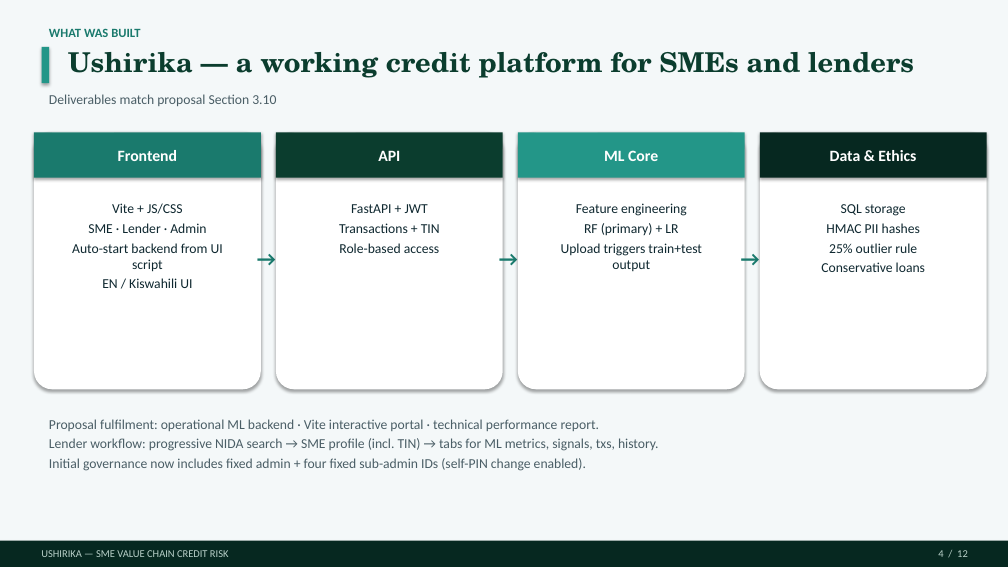
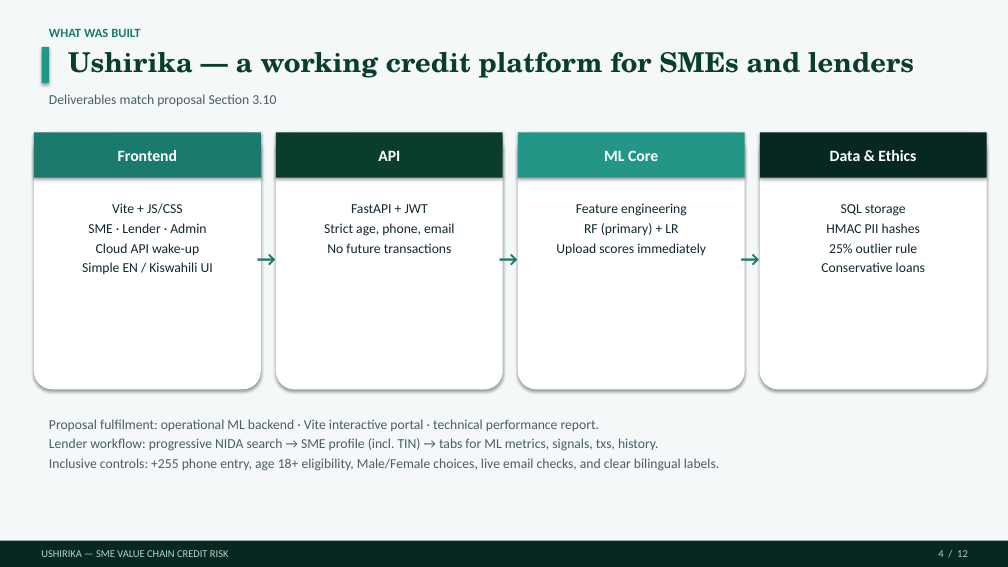
Before and after one commit to Dmmkuliku/ushirika-sme-credit, a slide deck: slide 4 of Presentation/Ushirika_Group15_Defence_Presentation.pptx. Drawn at 1008x567 pixels with LibreOffice and Linux fonts; fonts in the diff are those of the drawing. Boxes give left, top, right and bottom in pixels: in the first picture for what was removed or moved away, otherwise in the second. Text is boxed around its words. In the diff, an @@ line names an element or a change of style, - is before the commit and + after.

```diff
--- a/Presentation/Ushirika_Group15_Defence_Presentation.pptx
+++ b/Presentation/Ushirika_Group15_Defence_Presentation.pptx
@@ text at <box>324,223,454,253</box>: text changed @@
-Transactions + TIN
-Role-based access
+Strict age, phone, email
+No future transactions
@@ text at <box>82,243,213,274</box>: text changed @@
-Auto-start backend from UI script
-EN / Kiswahili UI
+Cloud API wake-up
+Simple EN / Kiswahili UI
@@ text at <box>556,243,706,256</box>: text changed @@
-Upload triggers train+test output
+Upload scores immediately
@@ text at <box>49,458,719,471</box>: text changed @@
-Initial governance now includes fixed admin + four fixed sub-admin IDs (self-PIN change enabled).
+Inclusive controls: +255 phone entry, age 18+ eligibility, Male/Female choices, live email checks, and clear bilingual labels.
```
Also in this commit, not shown: 15 other files.
